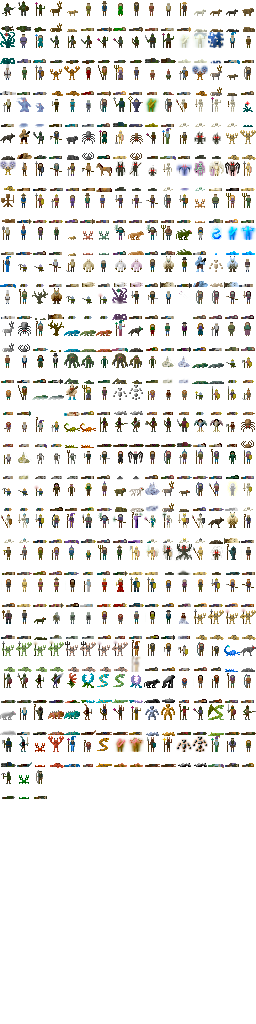
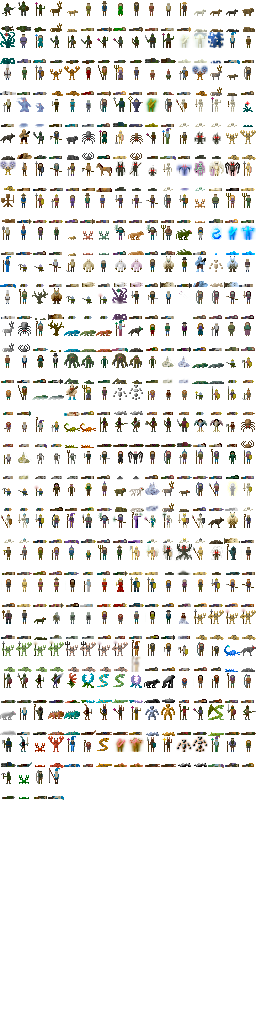
Layer changes from the first 256px x 1024px image to the second:
painted on "Background" over 48, 768, 64, 800
